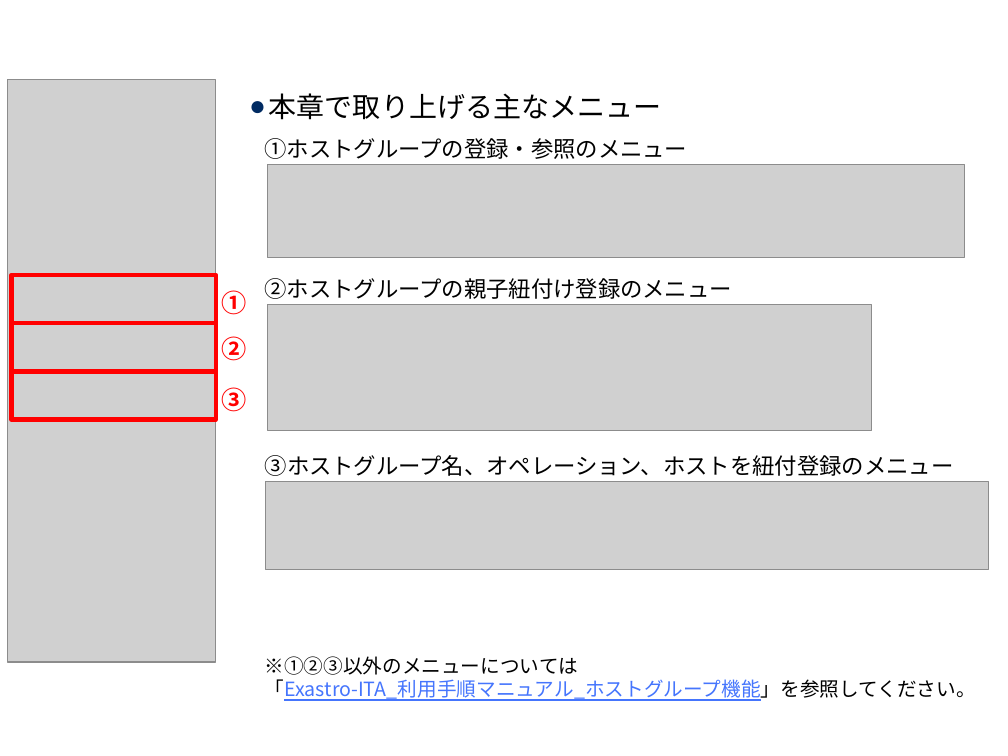
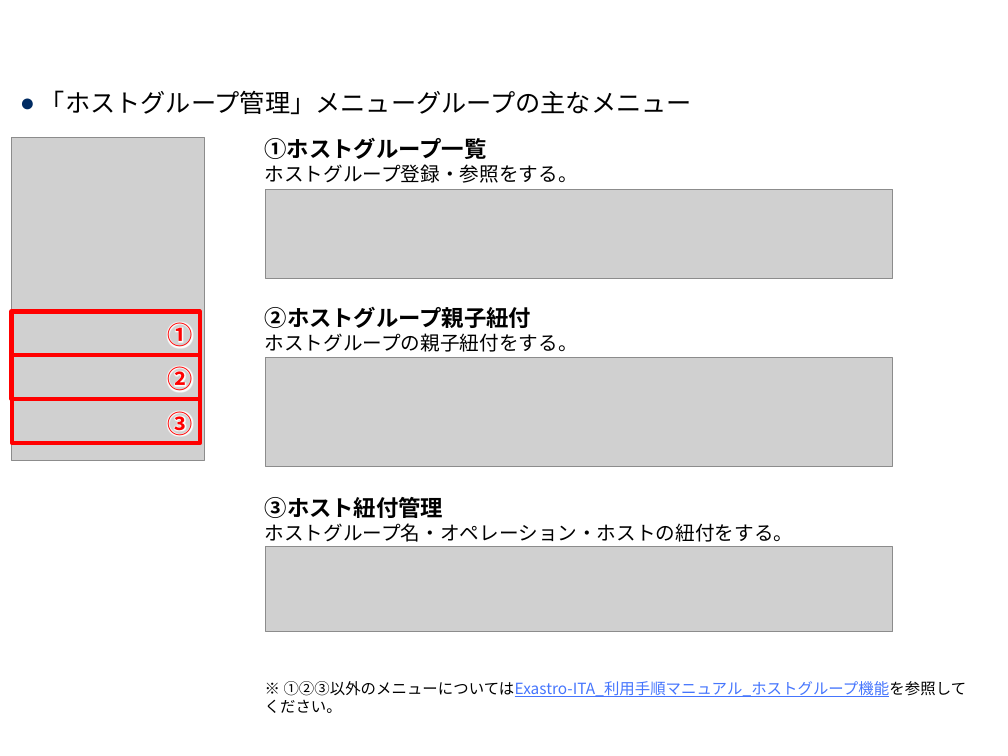
Before and after one commit to exastro-suite/it-automation-docs, a slide deck: slide 6 of asset/Learn_ja/ITA-hg-ps_classroom_lecture_ja.pptx. Drawn at 1008x756 pixels with LibreOffice and Linux fonts; fonts in the diff are those of the drawing; grey boxes stand for pictures; background and template pictures are left out. Boxes give left, top, right and bottom in pixels: in the first picture for what was removed or moved away, otherwise in the second. Text is boxed around its words. In the diff, an @@ line names an element or a change of style, - is before the commit and + after.

```diff
--- a/asset/Learn_ja/ITA-hg-ps_classroom_lecture_ja.pptx
+++ b/asset/Learn_ja/ITA-hg-ps_classroom_lecture_ja.pptx
@@ text added at (40,90,692,115), 18 pt, text #000000 @@
+● 「ホストグループ管理」メニューグループの主なメニュー
@@ text removed at (269,93,662,120) @@
-● 本章で取り上げる主なメニュー
@@ picture: place and size @@
-picture at (8,80,216,662)
+picture at (11,138,205,461)
@@ text at (265,138,578,183): text changed; size 16 to 14 pt @@
-①ホストグループの登録・参照のメニュー
+①ホストグループ一覧
+ホストグループ登録・参照をする。
@@ picture: place and size @@
-picture at (268,164,965,258)
+picture at (265,190,892,278)
@@ rectangle: place and size @@
-rectangle at (11,275,216,324)
+rectangle at (11,311,200,355)
@@ text "①": place and size @@
-text "①" at (221,290,246,315)
+text "①" at (168,322,193,348)
@@ text at (265,307,578,352): text changed; size 16 to 14 pt @@
-②ホストグループの親子紐付け登録のメニュー
+②ホストグループ親子紐付
+ホストグループの親子紐付をする。
@@ picture removed at (268,305,872,430) @@
@@ rectangle: place and size @@
-rectangle at (11,372,216,420)
+rectangle at (11,355,200,398)
@@ text "②": place and size @@
-text "②" at (221,336,246,361)
+text "②" at (168,366,193,392)
@@ picture added at (265,358,892,467) @@
@@ rectangle: place and size @@
-rectangle at (11,323,216,371)
+rectangle at (12,399,201,443)
@@ text "③": place and size @@
-text "③" at (221,387,246,412)
+text "③" at (168,411,193,436)
@@ text at (265,497,794,542): text changed; size 16 to 14 pt @@
-③ホストグループ名、オペレーション、ホストを紐付登録のメニュー
+③ホスト紐付管理
+ホストグループ名・オペレーション・ホストの紐付をする。
@@ picture removed at (265,482,988,570) @@
@@ picture added at (265,546,892,632) @@
@@ text at (265,681,967,713): text changed; size 14 to 11 pt @@
-※①②③以外のメニューについては
-「Exastro-ITA_利用手順マニュアル_ホストグループ機能」を参照してください。
+※ ①②③以外のメニューについてはExastro-ITA_利用手順マニュアル_ホストグループ機能を参照してください。
```
Also in this commit, not shown: 28 other slides changed, 13 slides added, 3 slides removed, 1 other file.
